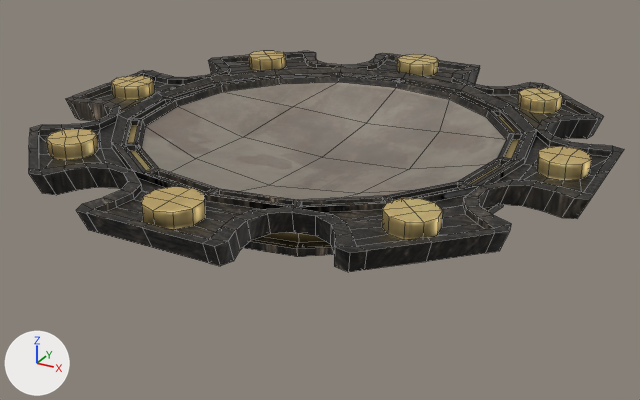
A saved change to the FBX model Assets/Import/Mirror_01_v01.fbx.
Rendered twice from a 50 mm camera at (0.458, -0.839, 0.368) aimed at (-0.006, 0.006, -0.054). Arrows for +X, +Y and +Z are at lower left; the lights stay in place. The picture after the commit comes second. Mesh edges are drawn as thin lines. Where no turn or scale is listed for an object, it has been applied to the vertices.

In view in the first picture: 'Mirror', 'MirrorFrame'.
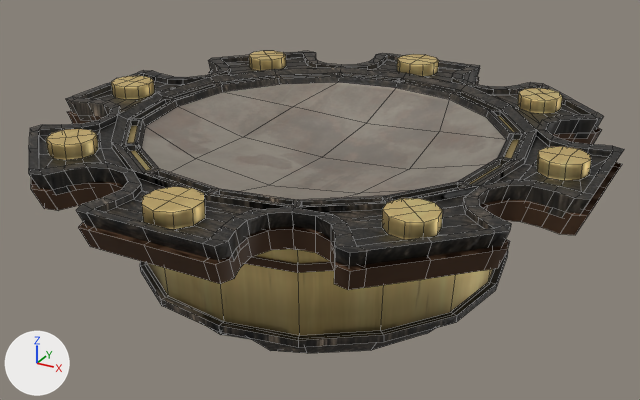
The change in detail:
Material 'Mirror_MAT' (mat_mirror_mat) is new.
Its base color is (0.8, 0.8, 0.8) (white #e7e7e7).
Its roughness is 1.0.
Material 'Gold' (mat_gold) is new.
Its base color is (0.8, 0.8, 0.8) (white #e7e7e7).
Material 'MirrorFrame_MAT' (mat_mirrorframe_mat) is new.
Its base color is (0.106, 0.052, 0.0252) (brown #5c402c).
me_circle_003 is used by ob_mirrorframe; location (0.0, 0.0, 0.0).
me_circle_003 had 1053 vertices, 1052 faces and spanned x -0.317..0.317, y -0.317..0.317, z -0.013..0.056.
me_circle_003 now has 1054 vertices, 1052 faces and spans x -0.317..0.317, y -0.317..0.317, z -0.199..0.056.
Part 1, on me_circle_003:
29 vertices are removed from x -0.114..0.114, y -0.119..0.119, z -0.006..0.0.
44 faces are deleted.
64 vertices in x -0.216..0.216, y -0.216..0.216, z -0.013..-0.005 move by (0.0, 0.0, -0.1).
12 vertices in x -0.166..0.166, y -0.165..0.165, z -0.006..0.0 move by (0.0, 0.0, -0.138).
8 vertices in x -0.127..0.127, y -0.126..0.126, z -0.006..0.0 move by (0.0, 0.0, -0.14).
8 vertices in x -0.172..0.172, y -0.032..0.032, z -0.006..0.0 move by (0.0, 0.0, -0.143).
4 vertices in x -0.072..0.072, y -0.165..0.165, z -0.006 move by (0.0, 0.0, -0.139).
4 vertices in x -0.032..0.032, y -0.171..0.171, z -0.006 move by (0.0, 0.0, -0.145).
36 vertices move from x -0.21..0.21, y -0.21..0.21, z -0.005..0.015 to x -0.215..0.215, y -0.215..0.215, z -0.144..0.015.
30 vertices are added at x -0.114..0.114, y -0.119..0.119, z -0.199..-0.172.
44 new faces join them.
Mesh me_circle is new.
It has 1062 vertices, 1068 faces and spans x -0.317..0.317, y -0.317..0.317, z -0.013..0.056.
Faces by material slot: [16, 892, 160].
It uses material mat_mirror_mat (white #e7e7e7).
It uses material mat_mirrorframe_mat (brown #5c402c).
It uses material mat_gold (white #e7e7e7).
Object 'Mirror.Bake' (ob_mirror_bake) is new; it shows me_circle.
Its location is (0.0, 0.0, -0.0167).

Location of each change, (x1, y1, x2, y2) in pixels of the pictures (640 x 400 px; the box of a moved part takes in the faces that stretch with it):
'MirrorFrame', reshaped (36% taller)
    before: (29, 51, 624, 272)
    after: (29, 51, 624, 353)
'Mirror.Bake', added
    after: (31, 71, 622, 290)
part 1 of me_circle_003, moved or reshaped
    before: (243, 205, 503, 257)
    after: (140, 249, 508, 353)
